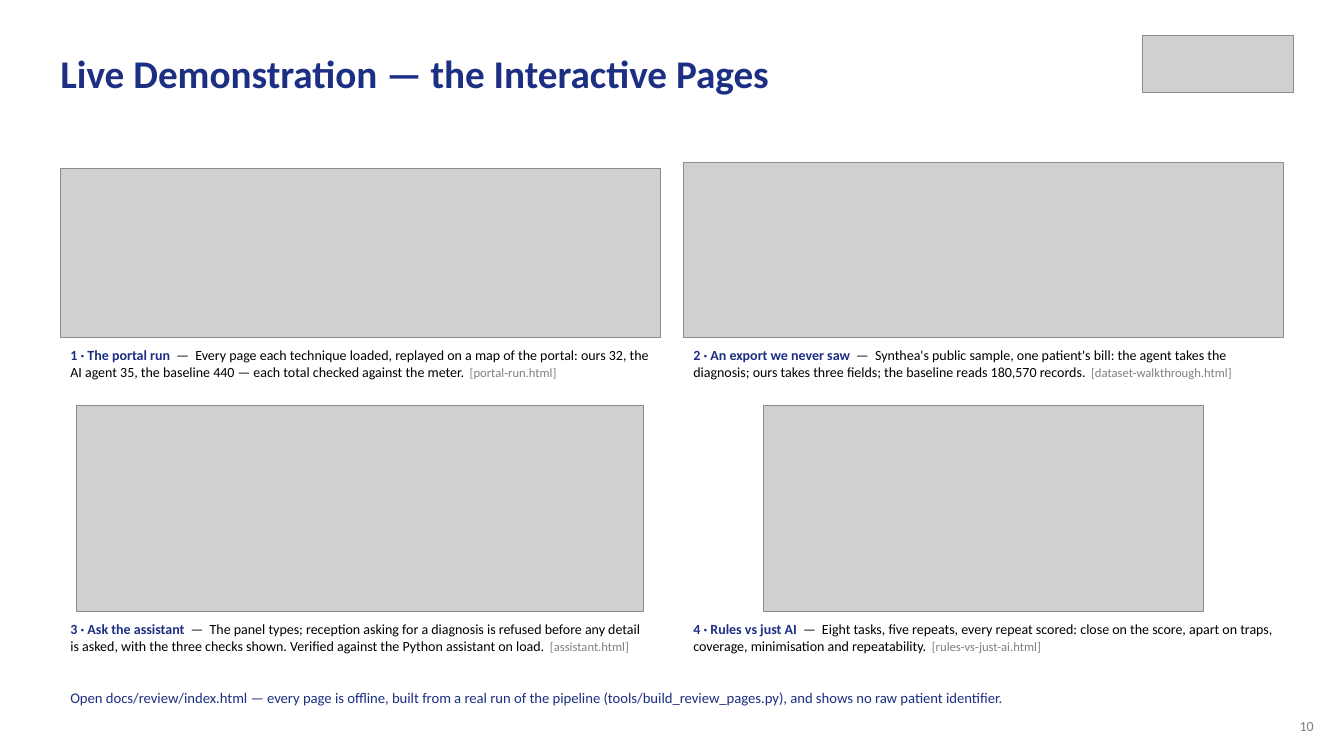
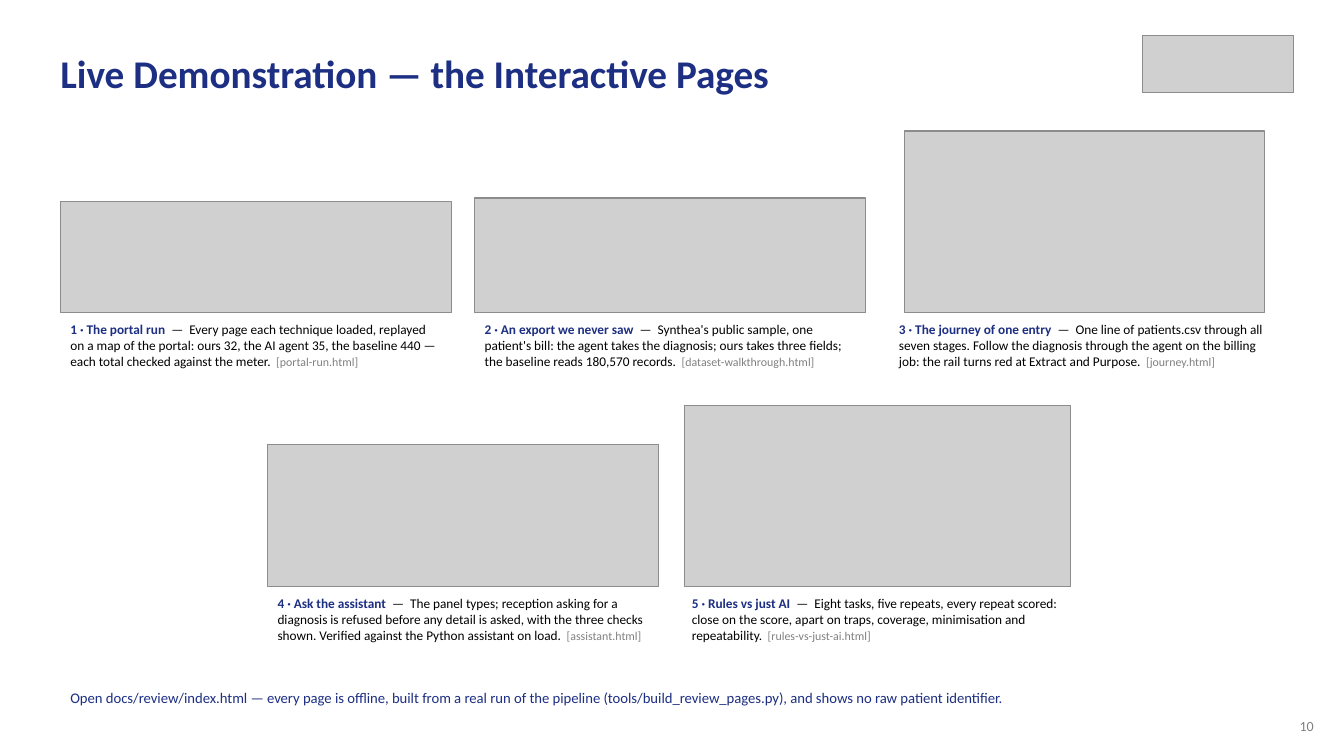
Before and after one commit to KAnanyaK/his-scraping-dpdp-project, a slide deck: slide 9 of Review-II.pptx (slide 10 before the commit). Drawn at 1344x756 pixels with LibreOffice and Linux fonts; fonts in the diff are those of the drawing; grey boxes stand for pictures. Boxes give left, top, right and bottom in pixels: in the first picture for what was removed or moved away, otherwise in the second. Text is boxed around its words. In the diff, an @@ line names an element or a change of style, - is before the commit and + after.

```diff
--- a/Review-II.pptx
+++ b/Review-II.pptx
@@ picture added at <box>904,131,1264,313</box> @@
@@ picture: place and size @@
-picture at <box>60,168,660,338</box>
+picture at <box>60,202,452,313</box>
@@ picture: place and size @@
-picture at <box>684,162,1284,338</box>
+picture at <box>475,198,866,313</box>
@@ text "1 · The portal run ...": place and size @@
-text "1 · The portal run ..." at <box>70,350,649,380</box>
+text "1 · The portal run ..." at <box>70,324,426,369</box>
@@ text "1 · The portal run ..." at <box>70,324,426,369</box>: size 10 to 9.5 pt in "1 · The portal run — Every ..."; size 9 to 8.5 pt in "[portal-run.html]" @@
@@ text "2 · An export we ...": place and size @@
-text "2 · An export we ..." at <box>693,350,1231,380</box>
+text "2 · An export we ..." at <box>485,324,841,368</box>
@@ text "2 · An export we ..." at <box>485,324,841,368</box>: size 10 to 9.5 pt in "2 · An export we never saw ..."; size 9 to 8.5 pt in "[dataset-walkthrough.html]" @@
@@ text added at <box>899,324,1262,369</box>, 9.5 pt, text #000000 @@
+3 · The journey of one entry — One line of patients.csv through all seven stages. Follow the diagnosis through the agent on the billing job: the rail turns red at Extract and Purpose. [journey.html]
@@ picture: place and size @@
-picture at <box>763,405,1203,612</box>
+picture at <box>685,405,1071,587</box>
@@ picture: place and size @@
-picture at <box>77,405,643,612</box>
+picture at <box>267,445,658,587</box>
@@ text at <box>278,598,643,643</box>: text changed; size 10 to 9.5 pt @@
-3 · Ask the assistant — The panel types; reception asking for a diagnosis is refused before any detail is asked, with the three checks shown. Verified against the Python assistant on load. [assistant.html]
+4 · Ask the assistant — The panel types; reception asking for a diagnosis is refused before any detail is asked, with the three checks shown. Verified against the Python assistant on load. [assistant.html]
@@ text at <box>692,598,1057,642</box>: text changed; size 10 to 9.5 pt @@
-4 · Rules vs just AI — Eight tasks, five repeats, every repeat scored: close on the score, apart on traps, coverage, minimisation and repeatability. [rules-vs-just-ai.html]
+5 · Rules vs just AI — Eight tasks, five repeats, every repeat scored: close on the score, apart on traps, coverage, minimisation and repeatability. [rules-vs-just-ai.html]
```
Also in this commit, not shown: 2 other slides changed, 1 slide removed, 6 other files.
